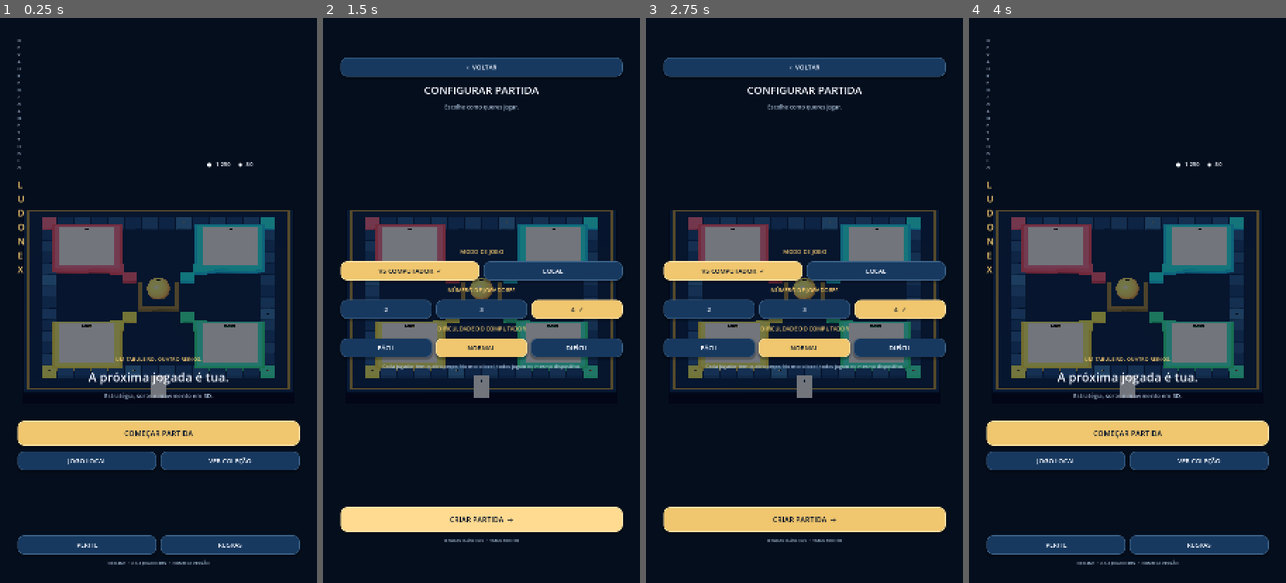
Above: before the commit, frames 1-4 (left to right).
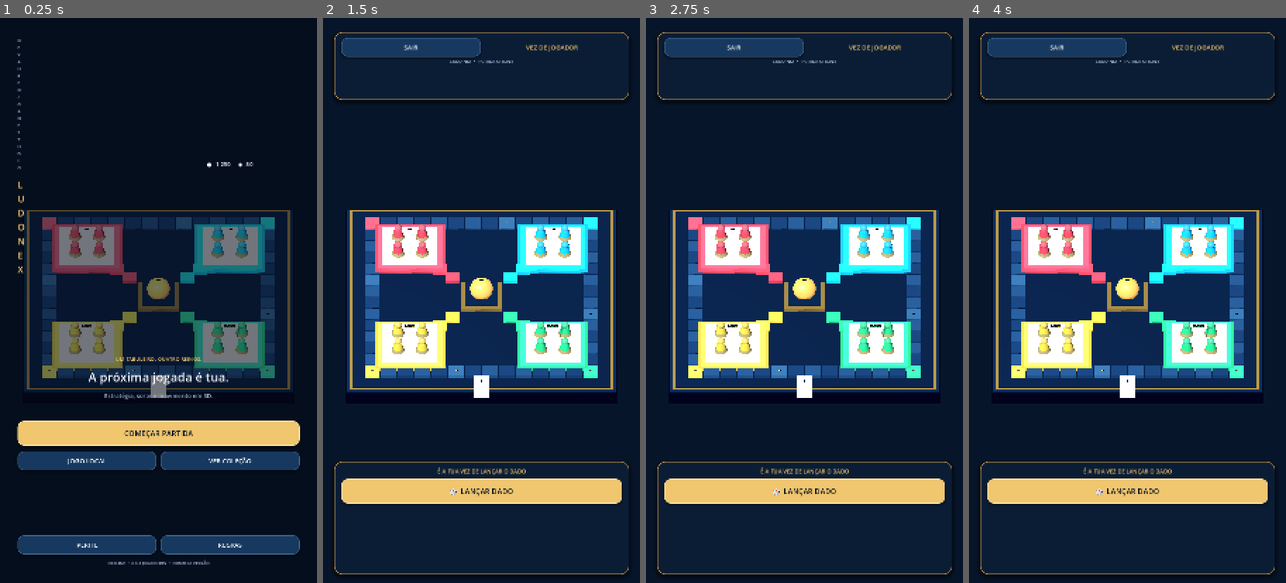
Above: after the commit, the same moments.

Repository: nexauren1/Ludo-master-nex
Game: Godot game, scene res://scenes/main.tscn
The game is run twice, just before and just after one commit, with the same random seed, the same clock (stepped at 60 frames per second) and the same inputs.
Inputs (mouse positions are in pixels of both pictures, inside the frame that each line leads up to):
- Up to frame 1 (0.25 s): no input
- Up to frame 2 (1.5 s): click "COMEÇAR PARTIDA" at 0.5 s; click "CRIAR PARTIDA →" at 1.25 s
- Up to frame 3 (2.75 s): click (804, 345) at 2 s, where only the run before the commit has a clickable "NORMAL"
- Up to frame 4 (4 s): click (1127, 345) at 2.75 s, where only the run before the commit has a clickable "NORMAL"; click (1127, 68) at 3.5 s, where only the run before the commit has a clickable "‹ VOLTAR"

The runs differ from the first frame. In frame 1, 1.3% of the frame differs, in the area x 21-79%, y 36-60%; in frame 2, 41%; in frame 3, 41%; in frame 4, 45%, in the area x 3-97%, y 2-99%.
Error before the commit: Trying to assign an array of type "Array" to a variable of type "Array[int]". (res://scripts/ludo_rules.gd:26)

Commit message:
Fix typed player color selection in Ludo rules

Diff:
--- a/scripts/ludo_rules.gd
+++ b/scripts/ludo_rules.gd
@@ -23,7 +23,19 @@
 	return points
 
 static func new_game(player_count: int, vs_cpu: bool, difficulty: String) -> Dictionary:
-	var color_ids: Array[int] = [0, 2] if player_count == 2 else ([0, 1, 2] if player_count == 3 else [0, 1, 2, 3])
+	var color_ids: Array[int] = []
+	if player_count == 2:
+		color_ids.append(0)
+		color_ids.append(2)
+	elif player_count == 3:
+		color_ids.append(0)
+		color_ids.append(1)
+		color_ids.append(2)
+	else:
+		color_ids.append(0)
+		color_ids.append(1)
+		color_ids.append(2)
+		color_ids.append(3)
 	var players: Array[Dictionary] = []
 	for i in range(color_ids.size()):
 		var is_cpu := vs_cpu and i > 0
